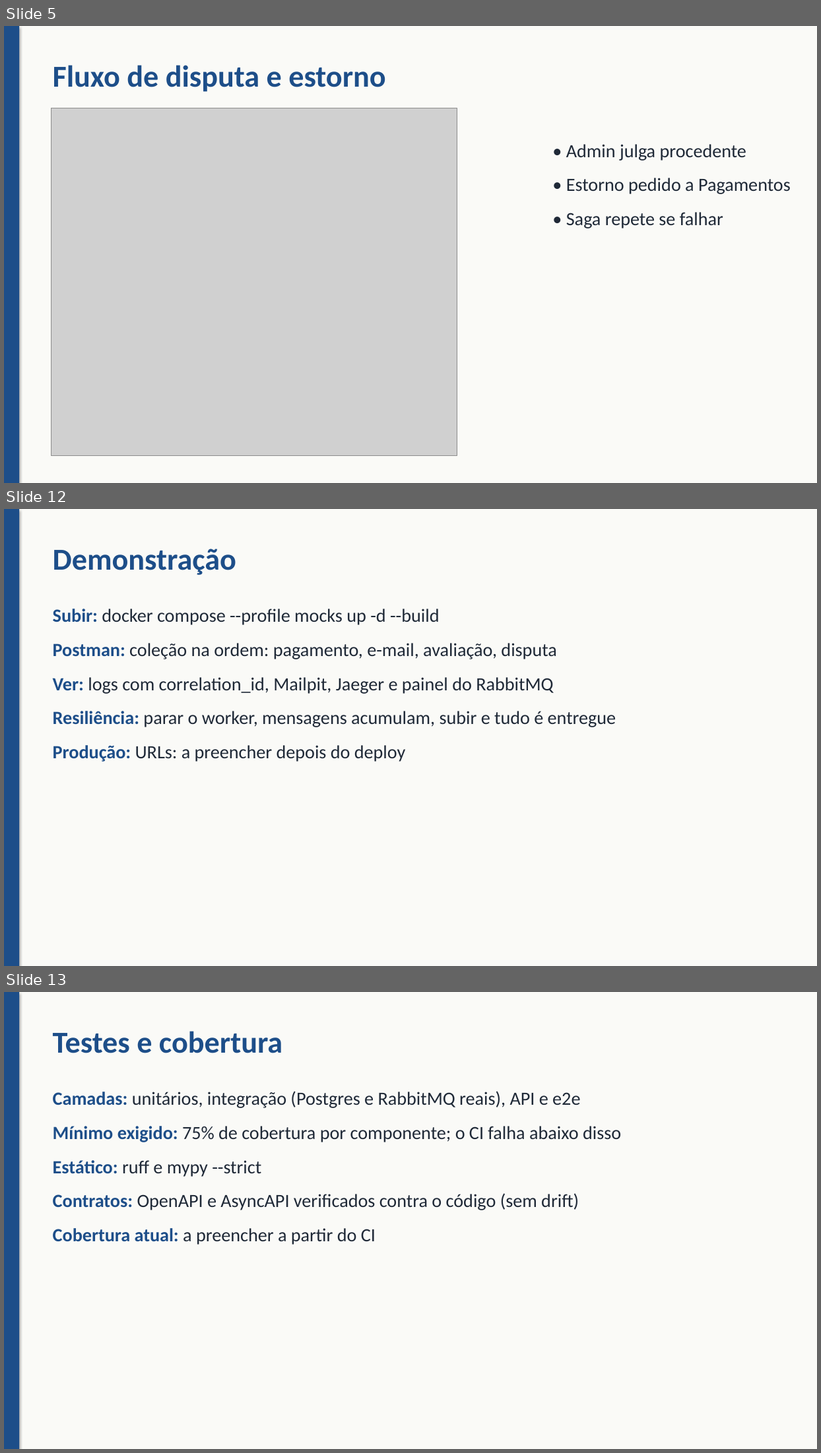
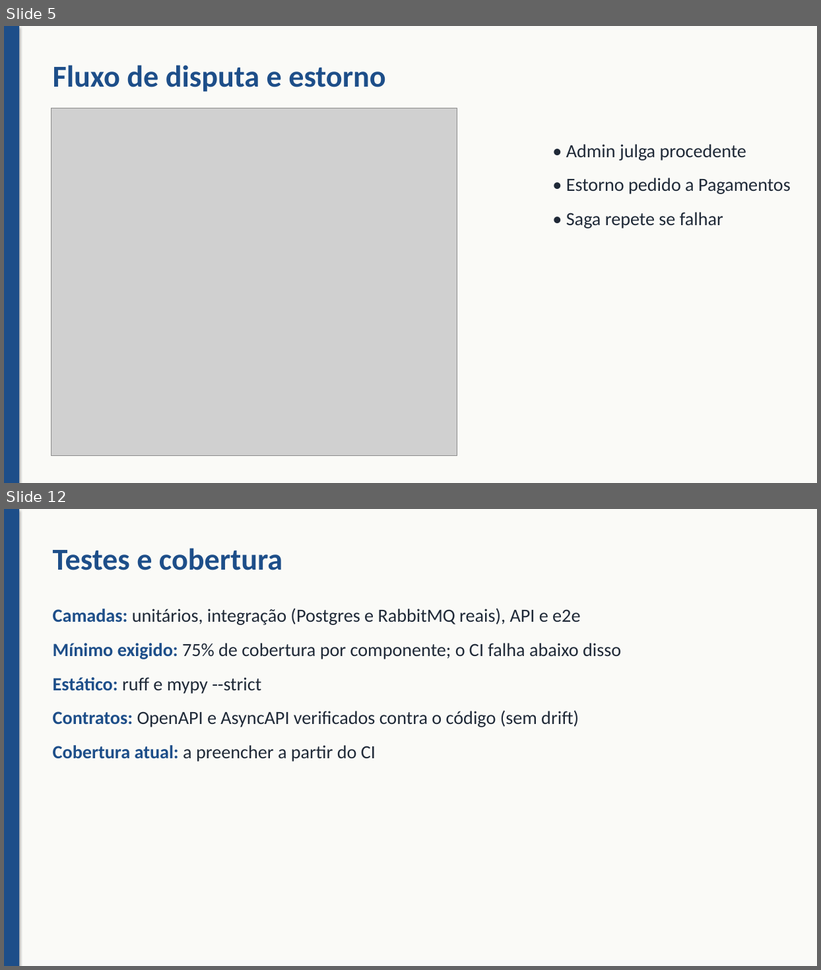
Before and after one commit to OcimarSchroederJR/delivery-financeiro, a slide deck: docs/apresentacao/apresentacao.pptx. Shown one above the other, each under a label of ours: slides 5, 12 and 13 before the commit, slides 5 and 12 after it; the slides between them are not shown. The pictures are 821x1453 and 821x970 pixels, drawn with LibreOffice and Linux fonts; fonts in the diff are those of the drawing; grey boxes stand for pictures. Boxes give left, top, right and bottom in pixels: in the first picture for what was removed or moved away, otherwise in the second. Text is boxed around its words. In the diff, an @@ line names an element or a change of style, - is before the commit and + after.

Commit message:
docs(apresentacao): simplifica as decisões e remove a demonstração
Decisões em linguagem simples, sem perder o porquê de cada escolha. 'O que ficou de fora' explica cada tecnologia em uma linha. Remove o slide de Demonstração e as linhas de produção a preencher depois do deploy.

```diff
--- a/docs/apresentacao/apresentacao.pptx
+++ b/docs/apresentacao/apresentacao.pptx
@@ slide 12 removed at [4, 509, 817, 966], background #FAFAF7 @@
@@ rectangle removed at [4, 509, 19, 966] @@
@@ text removed at [53, 549, 236, 575] @@
-Demonstração
@@ text removed at [53, 609, 616, 762] @@
-Subir: docker compose --profile mocks up -d --build
-Postman: coleção na ordem: pagamento, e-mail, avaliação, disputa
-Ver: logs com correlation_id, Mailpit, Jaeger e painel do RabbitMQ
-Resiliência: parar o worker, mensagens acumulam, subir e tudo é entregue
-Produção: URLs: a preencher depois do deploy
@@ what was slide 13 is now slide 12 @@
```
Also in this commit, not shown: 7 slides changed.
